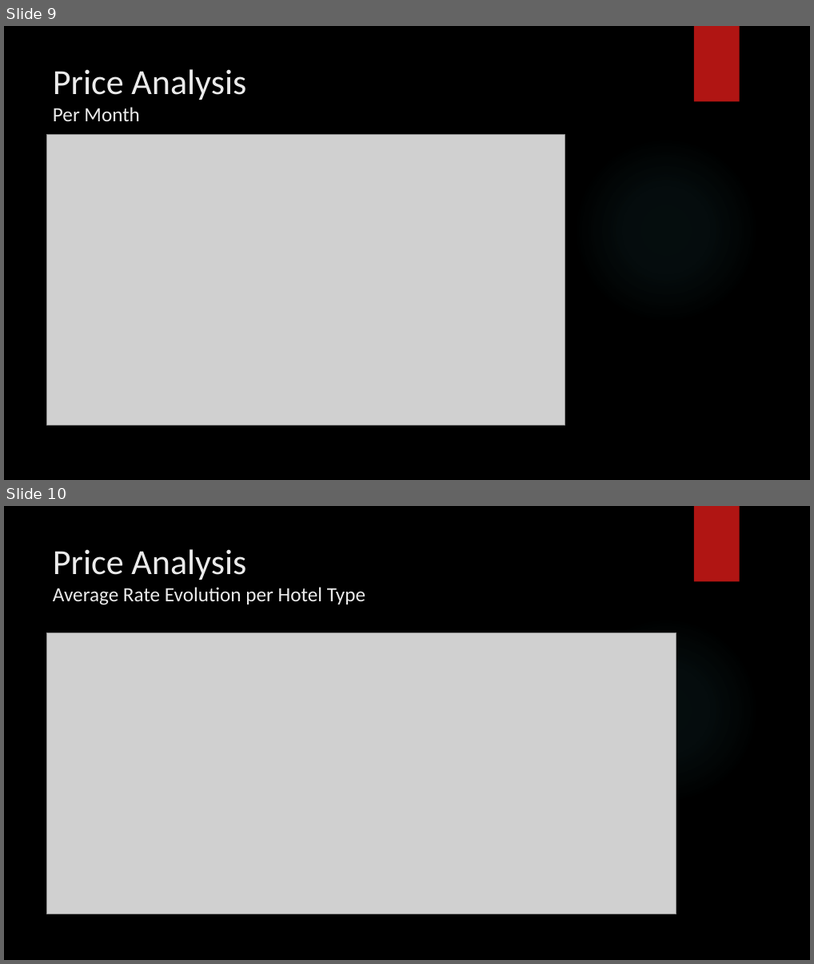
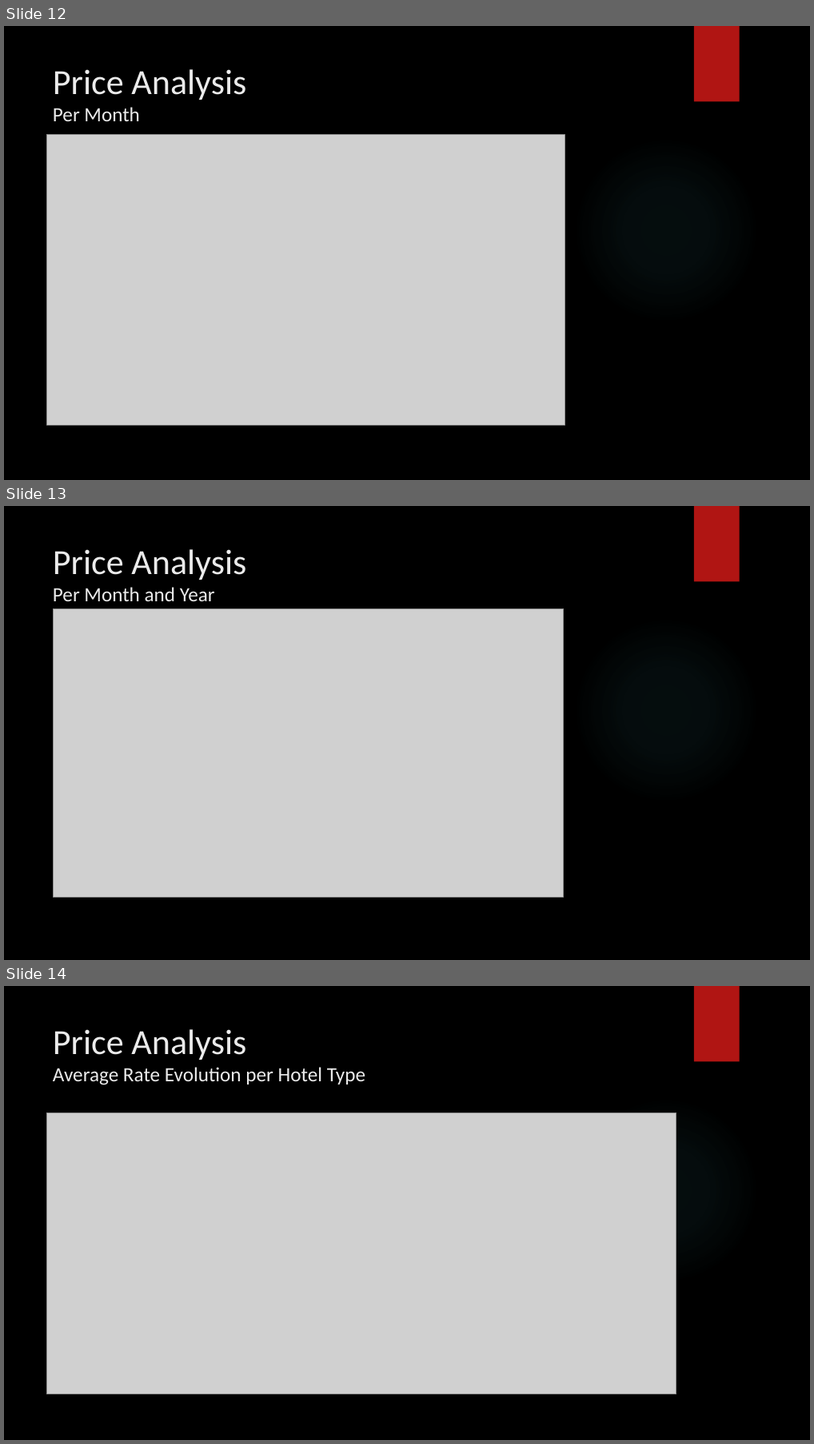
Before and after one commit to Konadrak/GitHub_Project_1a-Team_A, a slide deck: Presentation/GitHub Project Presentation.pptx. Shown one above the other, each under a label of ours: slides 9 and 10 before the commit, slides 12, 13 and 14 after it. The pictures are 814x964 and 814x1444 pixels, drawn with LibreOffice and Linux fonts; fonts in the diff are those of the drawing; grey boxes stand for pictures; background and template pictures are left out. Boxes give left, top, right and bottom in pixels: in the first picture for what was removed or moved away, otherwise in the second. Text is boxed around its words. In the diff, an @@ line names an element or a change of style, - is before the commit and + after.

Commit message:
Analysis and Presentation vs2

```diff
--- a/Presentation/GitHub Project Presentation.pptx
+++ b/Presentation/GitHub Project Presentation.pptx
@@ slide 13 added at box(4, 506, 810, 960), background picture (left out); not listed: 2 template elements that a slide beside it also shows @@
@@ title added at box(53, 549, 246, 601), 24 pt, text #EBEBEB @@
+Price Analysis
+Per Month and Year
@@ picture added at box(54, 609, 564, 896) @@
@@ what was slide 9 is now slide 12 @@
@@ what was slide 10 is now slide 14 @@
```
Also in this commit, not shown: 2 slides changed, 5 other slides added, 2 other files.
